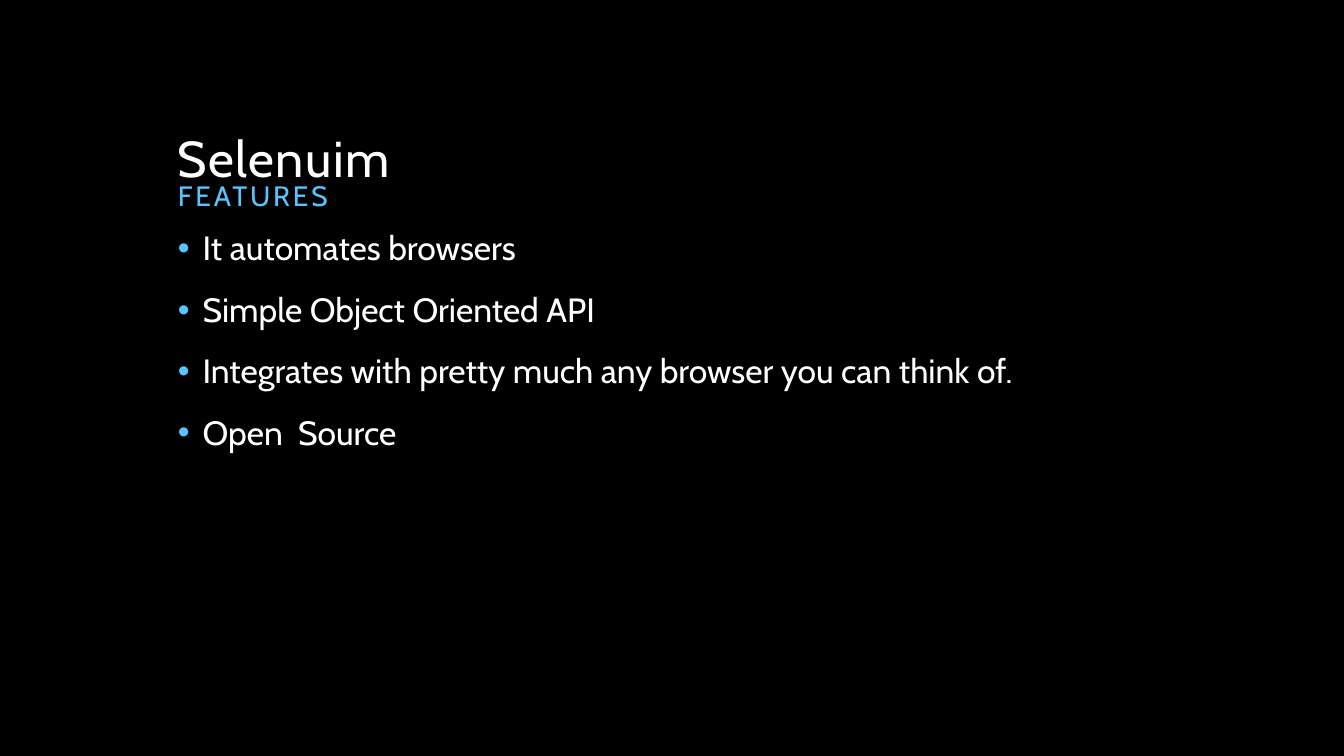
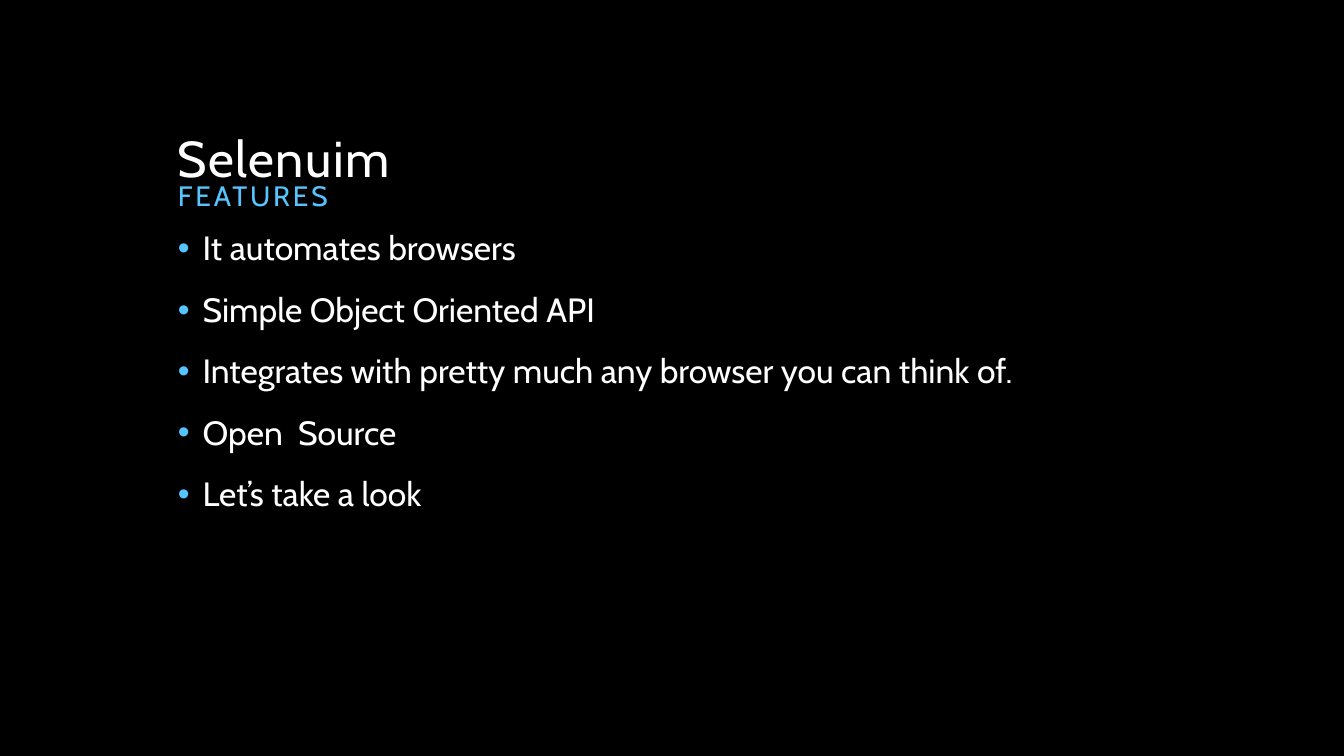
Before and after one commit to JasonvanBrackel/IntroToCiWithJenkins, a slide deck: slide 9 of docs/Introduction to Continuous Integration and Deployment with Jenkins.pptx. Drawn at 1344x756 pixels with LibreOffice and Linux fonts; fonts in the diff are those of the drawing; background and template pictures are left out. Boxes give left, top, right and bottom in pixels: in the first picture for what was removed or moved away, otherwise in the second. Text is boxed around its words. In the diff, an @@ line names an element or a change of style, - is before the commit and + after.

```diff
--- a/docs/Introduction to Continuous Integration and Deployment with Jenkins.pptx
+++ b/docs/Introduction to Continuous Integration and Deployment with Jenkins.pptx
@@ text at [203, 480, 422, 507]: paragraph added @@
+• Let’s take a look
```
Also in this commit, not shown: 4 other slides changed, 43 other files.
